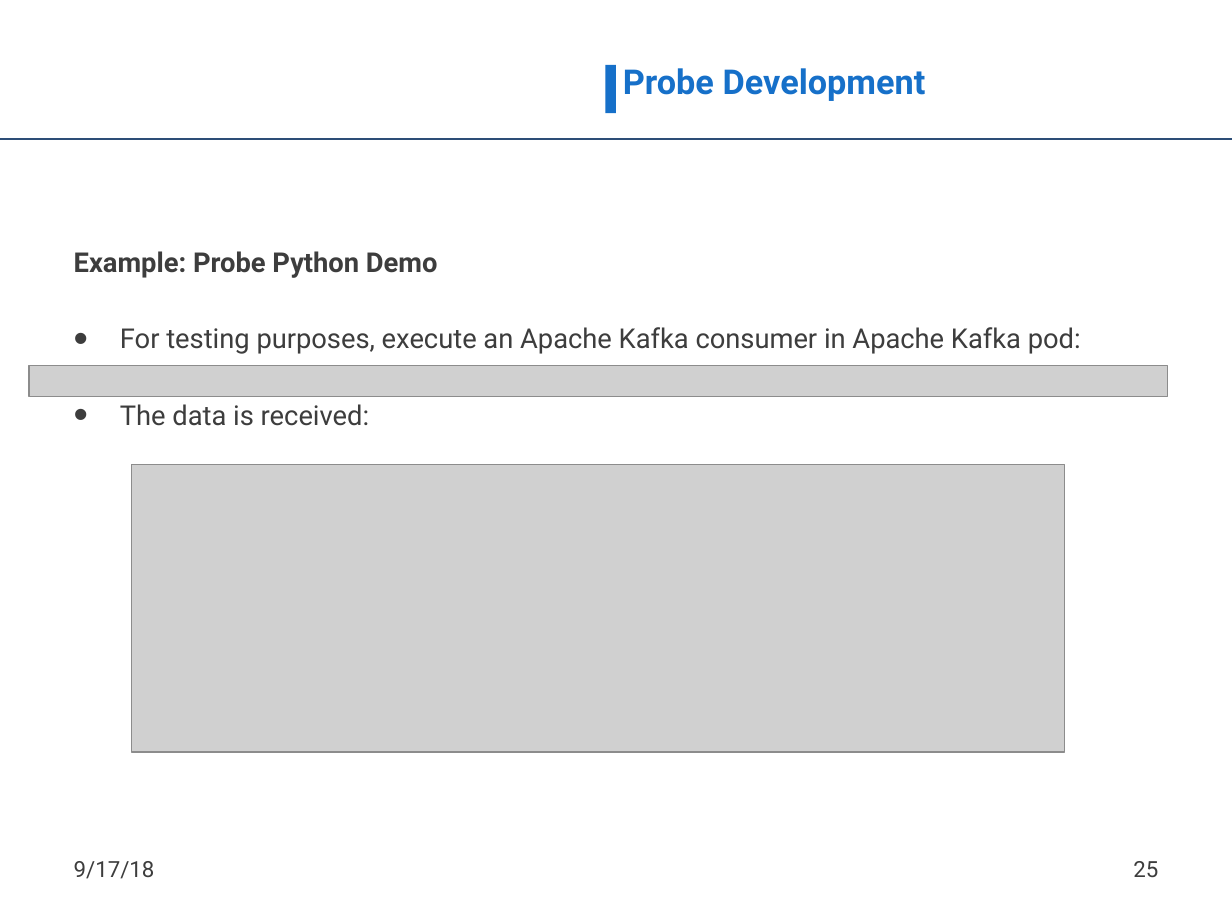
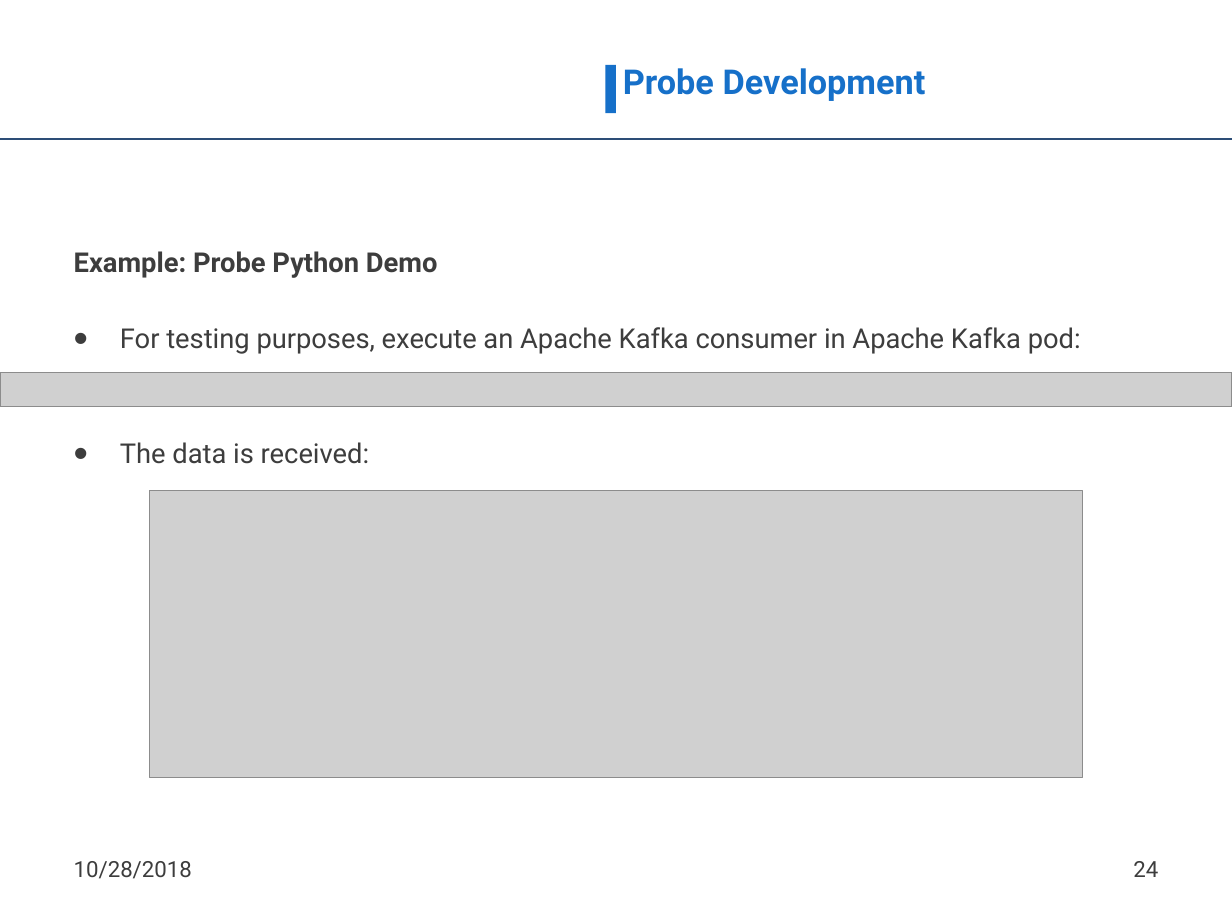
Before and after one commit to nmsa/tma-framework, a slide deck: slide 24 of documents/ATMOSPHERE_TMA_Framework_usage.pptx (slide 25 before the commit). Drawn at 1232x924 pixels with LibreOffice and Linux fonts; fonts in the diff are those of the drawing; grey boxes stand for pictures; background and template pictures are left out. Boxes give left, top, right and bottom in pixels: in the first picture for what was removed or moved away, otherwise in the second. Text is boxed around its words. In the diff, an @@ line names an element or a change of style, - is before the commit and + after.

```diff
--- a/documents/ATMOSPHERE_TMA_Framework_usage.pptx
+++ b/documents/ATMOSPHERE_TMA_Framework_usage.pptx
@@ text "Example: Probe Python Demo" rewrapped from box(74, 251, 1081, 426) to box(74, 251, 1081, 464) @@
@@ picture: place and size @@
-picture at box(30, 366, 1168, 397)
+picture at box(0, 373, 1232, 408)
@@ picture: place and size @@
-picture at box(132, 464, 1064, 752)
+picture at box(149, 490, 1082, 777)
@@ text at box(74, 861, 192, 879): text changed @@
-9/17/18
+10/28/2018
@@ page number at box(1133, 861, 1158, 877): text changed @@
-25
+24
```
Also in this commit, not shown: 31 other slides changed, 1 slide removed.
